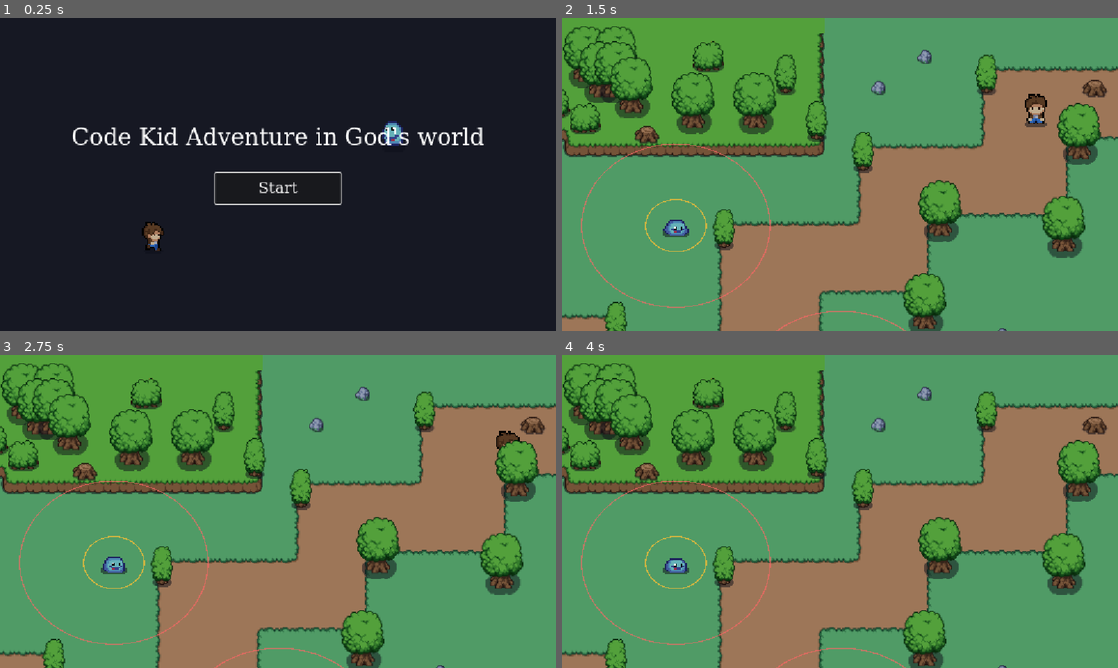
Above: before the commit, frames 1-4 (two rows, left to right).
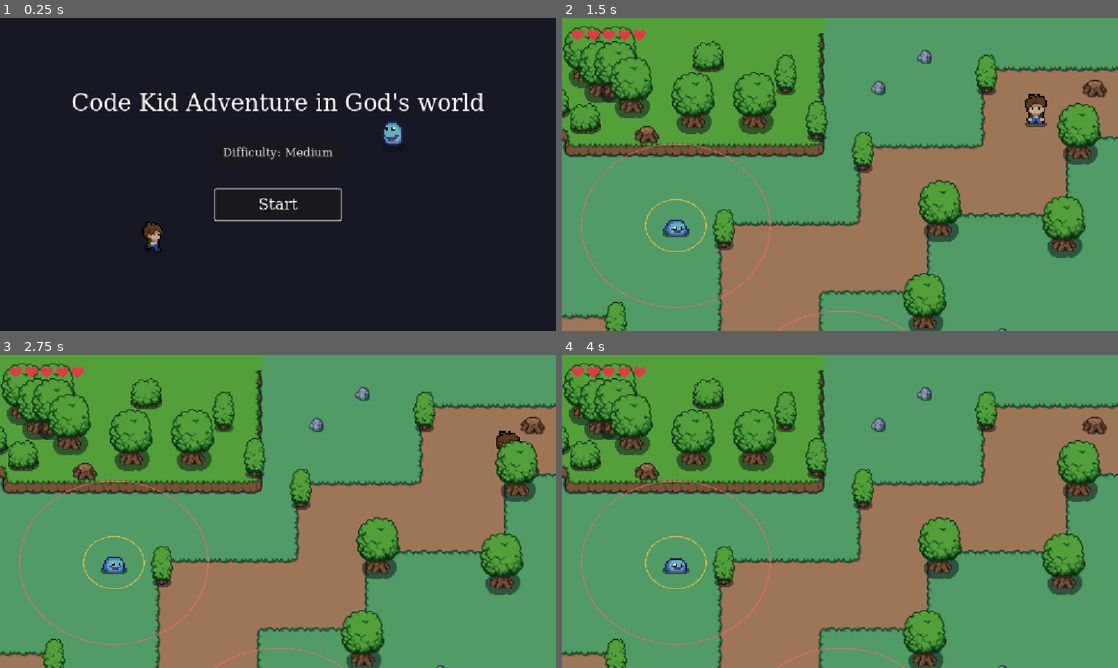
Above: after the commit, the same moments.

Repository: YiQian-cyper/Godot-work-with-ai-project
Game: Godot game, scene res://scences/title.tscn
Two runs of this game, one before a commit and one after it. Both use one fixed random seed, a clock stepped at 60 frames per second and the inputs below.
Inputs (mouse positions are in pixels of both pictures, inside the frame that each line leads up to):
- Up to frame 1 (0.25 s): no input
- Up to frame 2 (1.5 s): click (840, 152) at 0.5 s, where only the run after the commit has a clickable "Difficulty: Medium"; click "Start" at 1.25 s
- Up to frame 3 (2.75 s): move the mouse to (400, 495) at 2.02 s; hold Right (ui_right) from 2.03 s (still down); tap Space (attack) at 2.1 s
- Up to frame 4 (4 s): move the mouse to (728, 527) at 2.77 s; release Right (ui_right) at 2.78 s; hold Down (ui_down) 2.78-3.53 s; tap Space (attack) at 2.85, 3.6 s; move the mouse to (895, 442) at 3.52 s; hold Right (ui_right) from 3.53 s (still down)

The runs differ from the first frame. In frame 1, 4.1% of the frame differs, in the area x 13-87%, y 24-66%; in frame 2, 0.3%; in frame 3, 0.3%; in frame 4, 0.3%.

Commit message:
Add difficulty selection and menu button animations
- Add GameState holding Easy/Medium/Hard choice, per-hit damage and slime speed multiplier

- Add a Difficulty dropdown button on the title screen and apply the choice in enemy.gd (0.5/1/1.5 damage per hit, +20% slime speed on Hard)

- Add tremble text animation and jelly hover animation for menu buttons

- Add a Back button to the game over screen

- Show the HUD in world.tscn

Diff:
--- a/scences/gameover.tscn
+++ b/scences/gameover.tscn
@@ -1,7 +1,9 @@
-[gd_scene load_steps=4 format=3]
+[gd_scene load_steps=6 format=3]
 
 [ext_resource type="Script" path="res://scripts/gameover.gd" id="1_gameover"]
 [ext_resource type="Script" path="res://scripts/bg_actor.gd" id="2_walker"]
+[ext_resource type="Script" path="res://scripts/tremble.gd" id="3_tremble"]
+[ext_resource type="Script" path="res://scripts/jelly_button.gd" id="4_jelly"]
 
 [sub_resource type="SystemFont" id="SystemFont_ui"]
 font_names = PackedStringArray("Microsoft YaHei", "SimHei", "Noto Sans CJK SC", "sans-serif")
@@ -49,9 +51,9 @@
 anchor_right = 0.5
 anchor_bottom = 0.5
 offset_left = -300.0
-offset_top = -100.0
+offset_top = -110.0
 offset_right = 300.0
-offset_bottom = 100.0
+offset_bottom = 110.0
 grow_horizontal = 2
 grow_vertical = 2
 theme_override_constants/separation = 48
@@ -63,11 +65,28 @@
 theme_override_font_sizes/font_size = 72
 text = "Game Over"
 horizontal_alignment = 1
+script = ExtResource("3_tremble")
+amplitude = 1.5
 
-[node name="RestartButton" type="Button" parent="Menu"]
-custom_minimum_size = Vector2(260, 64)
+[node name="Buttons" type="HBoxContainer" parent="Menu"]
 layout_mode = 2
-size_flags_horizontal = 4
+theme_override_constants/separation = 32
+alignment = 1
+
+[node name="RestartButton" type="Button" parent="Menu/Buttons"]
+custom_minimum_size = Vector2(200, 64)
+layout_mode = 2
 theme_override_fonts/font = SubResource("SystemFont_ui")
-theme_override_font_sizes/font_size = 32
+theme_override_font_sizes/font_size = 30
 text = "Restart"
+script = ExtResource("4_jelly")
+amplitude = 0.12
+pop = 1.8
+
+[node name="BackButton" type="Button" parent="Menu/Buttons"]
+custom_minimum_size = Vector2(200, 64)
+layout_mode = 2
+theme_override_fonts/font = SubResource("SystemFont_ui")
+theme_override_font_sizes/font_size = 30
+text = "Back"
+script = ExtResource("4_jelly")
--- a/scences/title.tscn
+++ b/scences/title.tscn
@@ -1,7 +1,9 @@
-[gd_scene load_steps=4 format=3]
+[gd_scene load_steps=6 format=3]
 
 [ext_resource type="Script" path="res://scripts/title.gd" id="1_title"]
 [ext_resource type="Script" path="res://scripts/bg_actor.gd" id="2_walker"]
+[ext_resource type="Script" path="res://scripts/tremble.gd" id="3_tremble"]
+[ext_resource type="Script" path="res://scripts/jelly_button.gd" id="4_jelly"]
 
 [sub_resource type="SystemFont" id="SystemFont_ui"]
 font_names = PackedStringArray("Microsoft YaHei", "SimHei", "Noto Sans CJK SC", "sans-serif")
@@ -49,9 +51,9 @@
 anchor_right = 0.5
 anchor_bottom = 0.5
 offset_left = -520.0
-offset_top = -100.0
+offset_top = -170.0
 offset_right = 520.0
-offset_bottom = 100.0
+offset_bottom = 170.0
 grow_horizontal = 2
 grow_vertical = 2
 theme_override_constants/separation = 48
@@ -63,6 +65,18 @@
 text = "Code Kid Adventure in God's world"
 horizontal_alignment = 1
 autowrap_mode = 3
+script = ExtResource("3_tremble")
+amplitude = 1.5
+
+[node name="DifficultyButton" type="Button" parent="Menu"]
+custom_minimum_size = Vector2(260, 56)
+layout_mode = 2
+size_flags_horizontal = 4
+theme_override_fonts/font = SubResource("SystemFont_ui")
+theme_override_font_sizes/font_size = 24
+text = "Difficulty: Medium"
+
+[node name="DifficultyMenu" type="PopupMenu" parent="Menu/DifficultyButton"]
 
 [node name="StartButton" type="Button" parent="Menu"]
 custom_minimum_size = Vector2(260, 64)
@@ -71,3 +85,4 @@
 theme_override_fonts/font = SubResource("SystemFont_ui")
 theme_override_font_sizes/font_size = 32
 text = "Start"
+script = ExtResource("4_jelly")
--- a/scences/world.tscn
+++ b/scences/world.tscn
@@ -136,7 +136,6 @@
 position = Vector2(1073, 97)
 
 [node name="HUD" type="CanvasLayer" parent="." unique_id=1174922365]
-visible = false
 
 [node name="Hearts" type="Control" parent="HUD" unique_id=11523948]
 layout_mode = 3
--- a/scripts/enemy.gd
+++ b/scripts/enemy.gd
@@ -1,4 +1,6 @@
 extends CharacterBody2D
+
+const GameState := preload("res://scripts/game_state.gd")
 
 const ARRIVE_EPSILON := 2.0
 
@@ -7,7 +9,6 @@
 @export var attack_release_radius: float = 64.0
 @export var attack_cooldown: float = 1.0
 @export var move_speed: float = 76.5
-@export var attack_damage: float = 0.5
 @export var hit_frame: int = 3
 @export var max_hp: int = 3
 @export var hurt_time: float = 0.5
@@ -102,7 +103,7 @@
 	if _attacking and not _has_hit and sprite.frame >= hit_frame:
 		_has_hit = true
 		if global_position.distance_to(target.global_position) <= attack_radius and target.has_method("take_damage"):
-			target.call("take_damage", attack_damage)
+			target.call("take_damage", GameState.damage_per_hit())
 
 
 func _on_animation_finished() -> void:
@@ -113,11 +114,16 @@
 
 
 func _desired_velocity(chasing: bool, target: Node2D) -> Vector2:
+	var current_speed := _current_move_speed()
 	if chasing:
-		return global_position.direction_to(target.global_position) * move_speed
+		return global_position.direction_to(target.global_position) * current_speed
 	if global_position.distance_to(_spawn_position) > ARRIVE_EPSILON:
-		return global_position.direction_to(_spawn_position) * move_speed
+		return global_position.direction_to(_spawn_position) * current_speed
 	return Vector2.ZERO
+
+
+func _current_move_speed() -> float:
+	return move_speed * GameState.slime_speed_multiplier()
 
 
 func _update_facing(dx: float) -> void:
--- /dev/null
+++ b/scripts/game_state.gd
@@ -0,0 +1,21 @@
+extends Node
+
+enum Difficulty { EASY, MEDIUM, HARD }
+
+static var difficulty: int = Difficulty.MEDIUM
+
+
+static func damage_per_hit() -> float:
+	match difficulty:
+		Difficulty.EASY:
+			return 0.5
+		Difficulty.HARD:
+			return 1.5
+		_:
+			return 1.0
+
+
+static func slime_speed_multiplier() -> float:
+	if difficulty == Difficulty.HARD:
+		return 1.2
+	return 1.0
--- a/scripts/gameover.gd
+++ b/scripts/gameover.gd
@@ -1,14 +1,21 @@
 extends Control
 
 @export_file("*.tscn") var next_scene: String = "res://scences/world.tscn"
+@export_file("*.tscn") var title_scene: String = "res://scences/title.tscn"
 
-@onready var restart_button: Button = $Menu/RestartButton
+@onready var restart_button: Button = $Menu/Buttons/RestartButton
+@onready var back_button: Button = $Menu/Buttons/BackButton
 
 
 func _ready() -> void:
 	restart_button.pressed.connect(_on_restart_pressed)
+	back_button.pressed.connect(_on_back_pressed)
 	restart_button.grab_focus()
 
 
 func _on_restart_pressed() -> void:
 	get_tree().change_scene_to_file(next_scene)
+
+
+func _on_back_pressed() -> void:
+	get_tree().change_scene_to_file(title_scene)
--- /dev/null
+++ b/scripts/jelly_button.gd
@@ -0,0 +1,40 @@
+extends Button
+
+@export var amplitude: float = 0.06
+@export var speed: float = 18.0
+@export var pop: float = 1.6
+
+var _time := 0.0
+var _hovered := false
+
+
+func _ready() -> void:
+	mouse_entered.connect(_on_mouse_entered)
+	mouse_exited.connect(_on_mouse_exited)
+	resized.connect(_center_pivot)
+	_center_pivot()
+
+
+func _on_mouse_entered() -> void:
+	_hovered = true
+	_time = 0.0
+
+
+func _on_mouse_exited() -> void:
+	_hovered = false
+
+
+func _process(delta: float) -> void:
+	if _hovered:
+		_time += delta
+		var strength := amplitude * (1.0 + pop * exp(-4.0 * _time))
+		var offset := strength * sin(_time * speed)
+		scale = Vector2(1.0 + offset, 1.0 - offset)
+	elif scale != Vector2.ONE:
+		scale = scale.lerp(Vector2.ONE, minf(delta * 16.0, 1.0))
+		if scale.distance_to(Vector2.ONE) < 0.002:
+			scale = Vector2.ONE
+
+
+func _center_pivot() -> void:
+	pivot_offset = size * 0.5
--- a/scripts/title.gd
+++ b/scripts/title.gd
@@ -1,14 +1,42 @@
 extends Control
+
+const GameState := preload("res://scripts/game_state.gd")
+
+const DIFFICULTY_NAMES := ["Easy", "Medium", "Hard"]
 
 @export_file("*.tscn") var next_scene: String = "res://scences/world.tscn"
 
 @onready var start_button: Button = $Menu/StartButton
+@onready var difficulty_button: Button = $Menu/DifficultyButton
+@onready var difficulty_menu: PopupMenu = $Menu/DifficultyButton/DifficultyMenu
 
 
 func _ready() -> void:
+	for value in DIFFICULTY_NAMES.size():
+		difficulty_menu.add_radio_check_item(DIFFICULTY_NAMES[value], value)
 	start_button.pressed.connect(_on_start_pressed)
+	difficulty_button.pressed.connect(_on_difficulty_pressed)
+	difficulty_menu.id_pressed.connect(_on_difficulty_selected)
+	_update_difficulty_ui()
 	start_button.grab_focus()
 
 
 func _on_start_pressed() -> void:
 	get_tree().change_scene_to_file(next_scene)
+
+
+func _on_difficulty_pressed() -> void:
+	var below: Vector2 = difficulty_button.get_global_transform_with_canvas() * Vector2(0.0, difficulty_button.size.y)
+	difficulty_menu.position = Vector2i(below)
+	difficulty_menu.popup()
+
+
+func _on_difficulty_selected(id: int) -> void:
+	GameState.difficulty = id
+	_update_difficulty_ui()
+
+
+func _update_difficulty_ui() -> void:
+	difficulty_button.text = "Difficulty: " + DIFFICULTY_NAMES[GameState.difficulty]
+	for value in DIFFICULTY_NAMES.size():
+		difficulty_menu.set_item_checked(value, value == GameState.difficulty)
--- /dev/null
+++ b/scripts/tremble.gd
@@ -0,0 +1,18 @@
+extends Control
+
+@export var amplitude: float = 0
+@export var speed: float = 26.0
+@export var speed_v: float = 33.0
+
+var _base := Vector2.ZERO
+var _applied := Vector2.ZERO
+var _time := 0.0
+
+
+func _process(delta: float) -> void:
+	_time += delta
+	if position != _base + _applied:
+		_base = position
+	var offset := Vector2(sin(_time * speed), cos(_time * speed_v)) * amplitude
+	_applied = offset
+	position = _base + offset
Not shown, added: scripts/game_state.gd.uid
Not shown, added: scripts/jelly_button.gd.uid
Not shown, added: scripts/tremble.gd.uid
